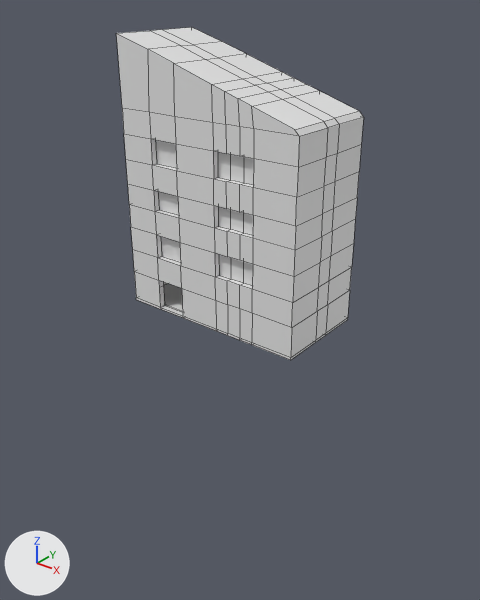
The FBX model Assets/Models/house4.fbx, before and after one commit.
Both versions are drawn from a camera (50 mm lens) standing at (21.74, -8.63, 6.2) and looking at (13.97, 1.08, 0.18). The axes (+X, +Y, +Z) are drawn at lower left. The lights are the same throughout. Mesh edges are drawn as thin lines. Where no turn or scale is listed for an object, it has been applied to the vertices. Vertices at the same position are counted once.
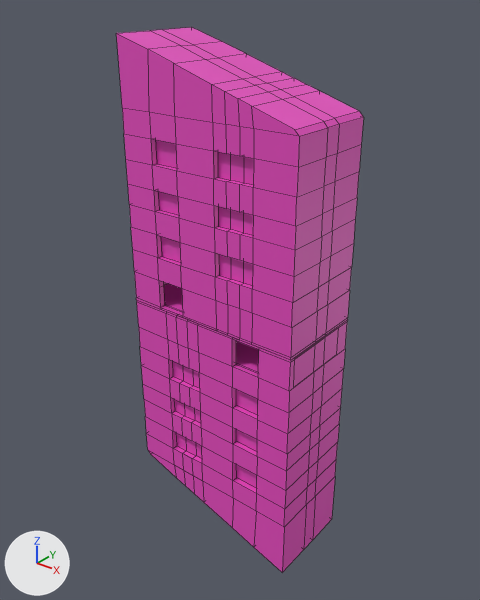
What differs and where, as boxes [x1, y1, x2, y2] in the pictures (480 x 600 px):
'Cube.003', reshaped (64% taller)
    before: [116, 27, 364, 360]
    after: [116, 27, 364, 573]
part 1 of me_cube_004, added (pink)
    after: [137, 300, 347, 573]
part 2 of me_cube_004, recoloured (grey to pink)
    both: [116, 27, 364, 360]

Diff of the bpy script that builds the scene:
```diff
--- a/Assets/Models/house4.fbx.py
+++ b/Assets/Models/house4.fbx.py
@@ mat_house4 @@
+mat_house4 = principled_material('House4')
+mat_house4.base_color = (0.8, 0.0689, 0.526)  # pink #e74ac0
@@ me_cube_004 @@
 # used by ob_cube_003; location = (0.0, 0.0, 0.0)
-me_cube_004.from_pydata(...)  # 296 vertices, 294 faces; spans x 12.0..16.0, y 0.0..2.0, z 0.0..5.3
+me_cube_004.from_pydata(...)  # 592 vertices, 588 faces; spans x 12.0..16.0, y 0.0..2.0, z -5.3..5.3
+# me_cube_004 part 1: the loose piece of 296 vertices spanning x 12.0..16.0, y 0.0..2.0, z 0.0..5.3 is copied, and the copy is turned -180 degrees about the y axis through its middle, then moved by (0.0, 0.0, -5.3), in mat_house4 (pink #e74ac0); it spans x 12.0..16.0, y 0.0..2.0, z -5.3..0.0
+# me_cube_004 part 2: 294 faces spanning x 12.0..16.0, y 0.0..2.0, z 0.0..5.3 switch from no material to mat_house4 (pink #e74ac0)
```
